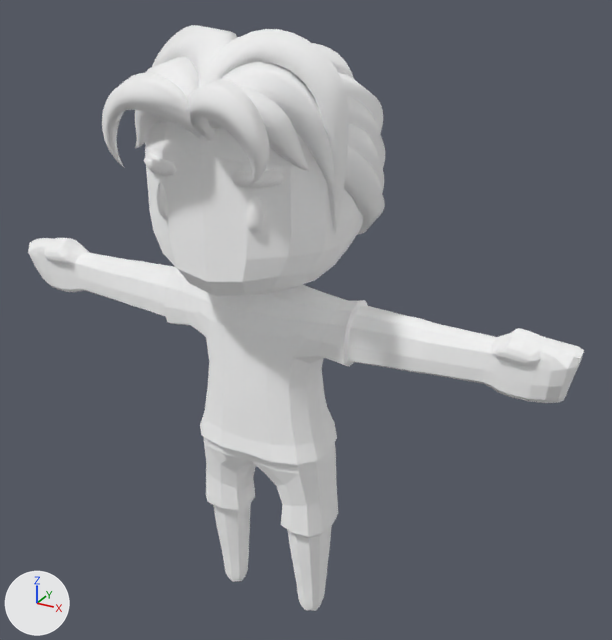
The glTF model player2.glb as it was, and as the next commit left it.
Before and after are seen from a camera (50 mm lens) standing at (2.16, -3.48, 3.62) and looking at (0.18, 0.13, 1.82). The axes (+X, +Y, +Z) are drawn at lower left. The lights are the same throughout. Vertices at the same position are counted once.

Objects in the first picture: 'Body'.
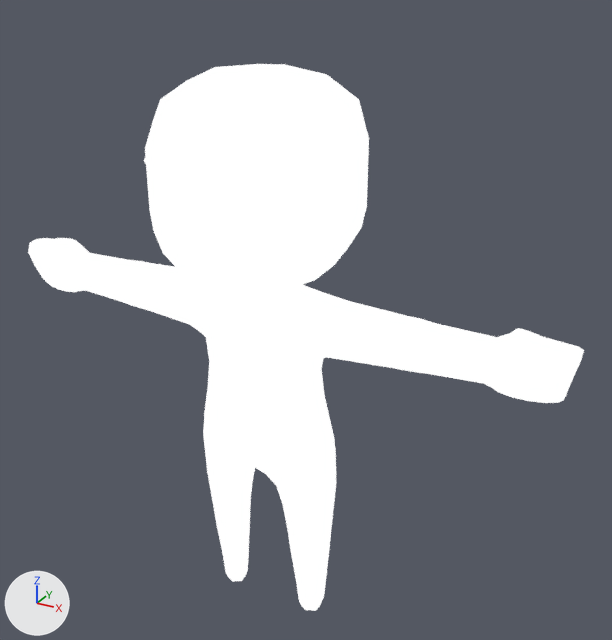
Commit message: player asset

Pixel boxes (x1, y1, x2, y2) of what changed, in the pictures (612 x 640 px):
'Body', reshaped (7% shorter): before (28, 25, 584, 611); after (28, 64, 584, 611)
part 1 of me_cube_004, deleted: before (102, 25, 385, 235)
part 2 of me_cube_004, cut back: before (200, 410, 338, 538); after (203, 411, 336, 538)
part 3 of me_cube_004, cut back: before (319, 300, 402, 368); after (319, 301, 403, 368)
part 4 of me_cube_004, cut back: before (137, 263, 189, 325); after (137, 263, 189, 324)
part 5 of me_cube_004, recoloured: (28, 121, 584, 611) in both
part 6 of me_cube_004, recoloured (grey to white): (143, 153, 284, 233) in both

The change, as a list of edits to the scene's bpy script:
```text
Add mat_face_f3d:
    mat_face_f3d = bpy.data.materials.new('Face_f3d')
    # nodes: BsdfTransparent, Emission, LightPath, MixShader, OutputMaterial, VertexColor
Add mat_skin_f3d:
    mat_skin_f3d = bpy.data.materials.new('Skin_f3d')
    # nodes: BsdfTransparent, Emission, LightPath, MixShader, OutputMaterial, VertexColor
Change me_cube_004:
    used by ob_body; location = (0.0, 0.0, 0.0)
    remove me_cube_004.from_pydata(...)  # 3331 vertices, 6492 faces; spans x -1.62..1.62, y -0.72..0.61, z -0.02..3.31
    add me_cube_004.from_pydata(...)  # 1064 vertices, 2104 faces; spans x -1.62..1.62, y -0.5..0.49, z -0.02..3.13
    me_cube_004 part 1: 20 loose pieces with 2163 vertices, spanning x -0.56..0.57, y -0.72..0.61, z 2.23..3.31, are deleted
    me_cube_004 part 2
    62 vertices are removed from x -0.41..0.41, y -0.23..0.34, z 0.62..1.21
    208 faces are deleted
    6 vertices are added at (0.16, -0.2, 1.09), (0.15, 0.3, 1.19), (-0.16, -0.2, 1.09), (-0.15, 0.3, 1.19), (0.0, -0.19, 1.04), (0.0, 0.32, 1.22)
    96 new faces join them, mat_skin_f3d
    me_cube_004 part 3
    24 vertices are removed from x 0.54..0.55, y -0.15..0.16, z 1.72..2.04
    72 faces are deleted
    24 new faces join them, mat_skin_f3d
    me_cube_004 part 4
    24 vertices are removed from x -0.55..-0.54, y -0.15..0.16, z 1.72..2.04
    72 faces are deleted
    24 new faces join them, mat_skin_f3d
    me_cube_004 part 5: 1640 faces spanning x -1.62..1.62, y -0.49..0.49, z -0.02..3.13 switch from mat_f3dlite_material to mat_skin_f3d
    me_cube_004 part 6: 320 faces spanning x -0.37..0.37, y -0.5..-0.39, z 2.47..2.76 switch from mat_f3dlite_material to mat_face_f3d
    me_cube_004 part 7: the surface is now shaded flat
```
